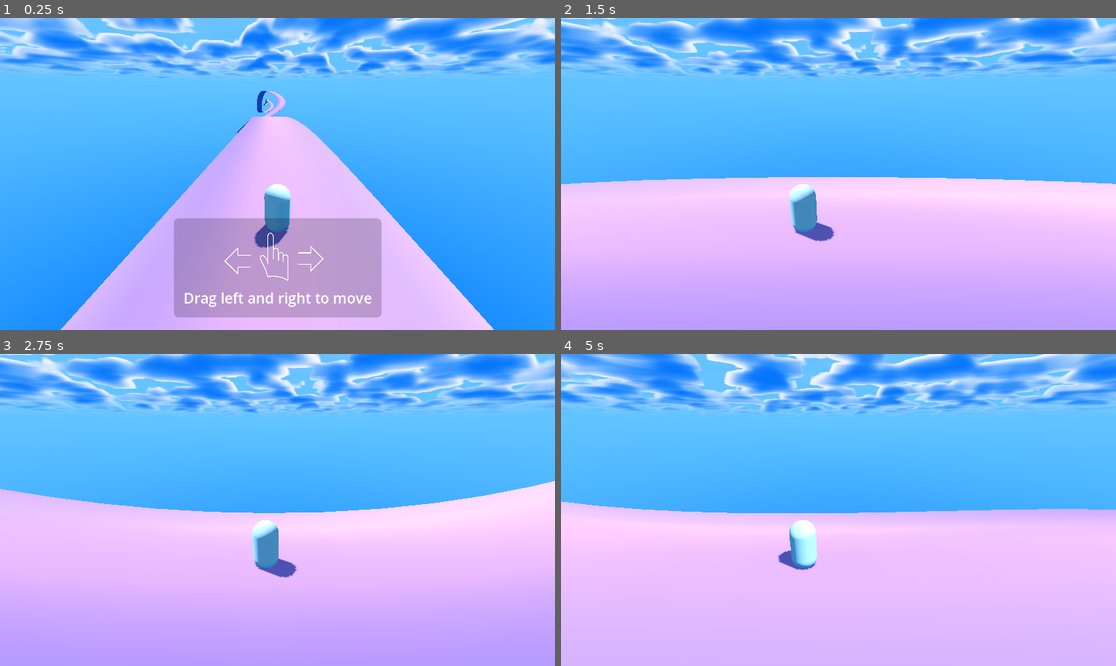
Above: before the commit, frames 1-4 (two rows, left to right).
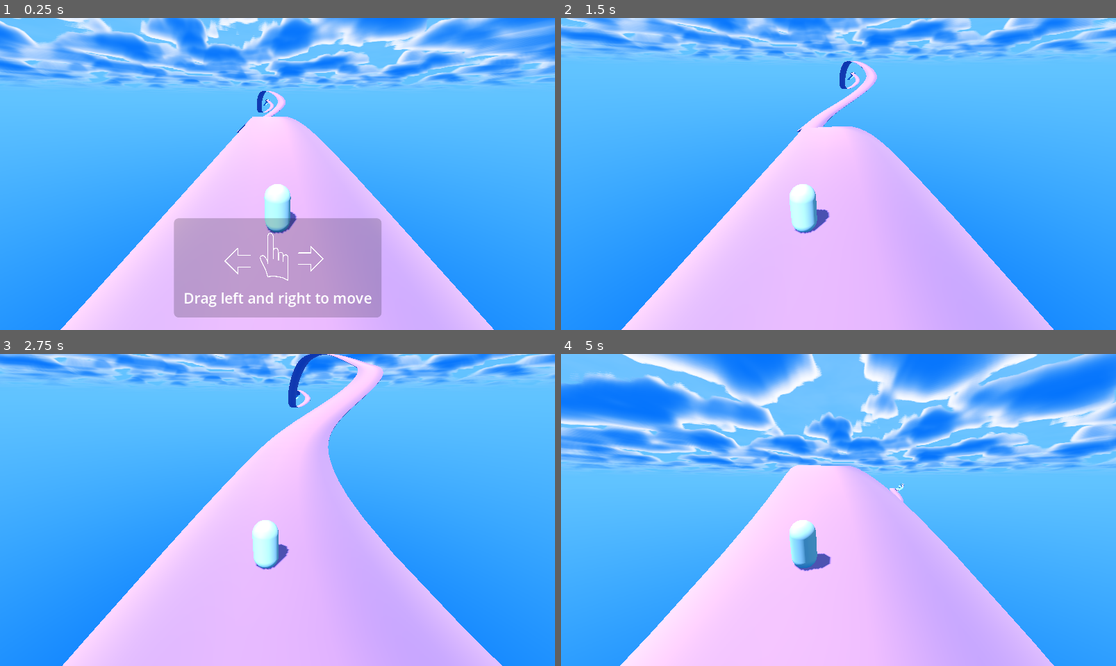
Above: after the commit, the same moments.

Repository: ludovancy/endless-roller
Game: Godot game, scene res://world.tscn
Same seed, same stepped clock (60 frames per second), same inputs: the game is played once before the commit and once after it.
Inputs (mouse positions are in pixels of both pictures, inside the frame that each line leads up to):
- Up to frame 1 (0.25 s): no input
- Up to frame 2 (1.5 s): tap Enter at 0.5 s; move the mouse to (960, 158) at 0.52 s; hold Right (ui_right) 0.53-1.25 s; click (960, 158) at 0.67 s; drag from (727, 189) to (810, 236) at 1.27 s
- Up to frame 3 (2.75 s): move the mouse to (333, 441) at 2.02 s; hold Right (ui_right) from 2.03 s (still down)
- Up to frame 4 (5 s): release Right (ui_right) at 2.75 s; drag from (810, 572) to (672, 463) at 2.77 s; move the mouse to (1005, 556) at 3.52 s; hold Left (ui_left) 3.53-4.25 s; drag from (672, 463) to (755, 432) at 4.27 s

The runs differ from the first frame. In frame 1, 23% of the frame differs, in the area x 0-100%, y 0-100%; in frame 2, 50%; in frame 3, 56%; in frame 4, 65%.

Commit message:
Rotate player

Diff:
--- a/src/world.gd
+++ b/src/world.gd
@@ -50,5 +50,6 @@
 	if t >= 1.0:
 		t -= 1.0
 		cycle_path()
-	var move := paths[path_index].get_baked_point(t)
-	path_root.transform = move.inverse()
+	var move : Transform3D = paths[path_index].get_baked_point(t)
+	path_root.position = -move.origin
+	player.basis = move.basis
